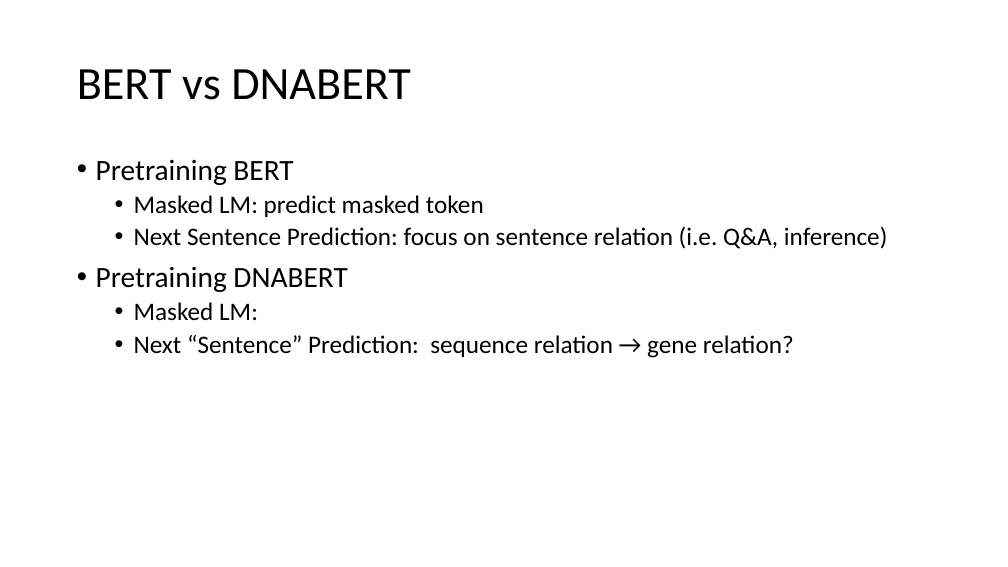
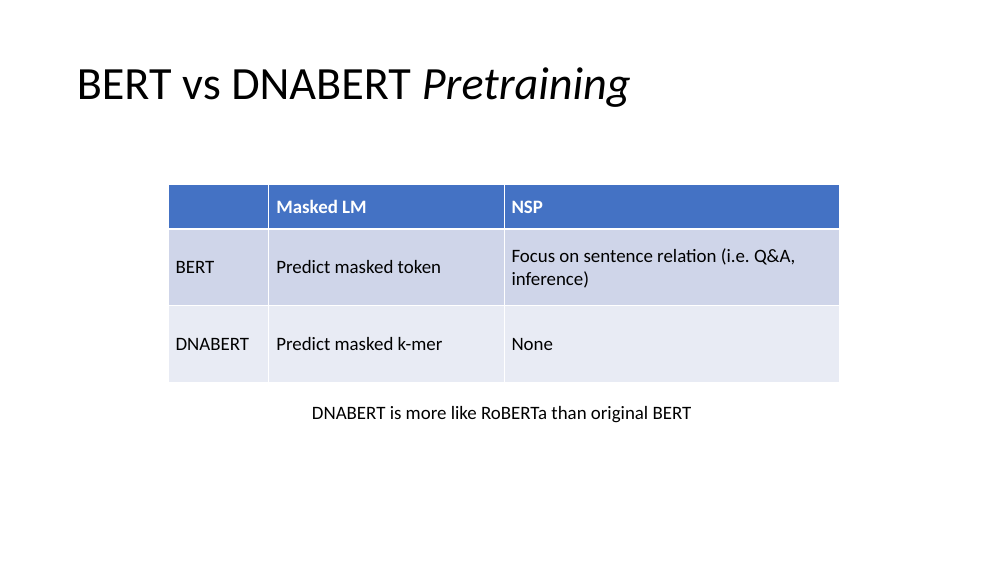
Before and after one commit to anwari32/sequence-processing, a slide deck: slide 7 of docs/Sequence Processing.pptx (slide 6 before the commit). Drawn at 1008x567 pixels with LibreOffice and Linux fonts; fonts in the diff are those of the drawing. Boxes give left, top, right and bottom in pixels: in the first picture for what was removed or moved away, otherwise in the second. Text is boxed around its words. In the diff, an @@ line names an element or a change of style, - is before the commit and + after.

```diff
--- a/docs/Sequence Processing.pptx
+++ b/docs/Sequence Processing.pptx
@@ title at [77,67,631,107]: text changed @@
-BERT vs DNABERT
+BERT vs DNABERT Pretraining
@@ text removed at [96,160,887,358] @@
-• Pretraining BERT
-  • Masked LM: predict masked token
-  • Next Sentence Prediction: focus on sentence relation (i.e. Q&A, inference)
-• Pretraining DNABERT
-  • Masked LM:
-  • Next “Sentence” Prediction: sequence relation → gene relation?
@@ table added at [168,185,839,382], 3 rows, 3 columns @@
+ | Masked LM | NSP
+BERT | Predict masked token | Focus on sentence relation (i.e. Q&A, inference)
+DNABERT | Predict masked k-mer | None
@@ text added at [312,406,692,423], 18 pt, text #000000 @@
+DNABERT is more like RoBERTa than original BERT
```
Also in this commit, not shown: 2 other slides changed, 1 slide added, 29 other files.
